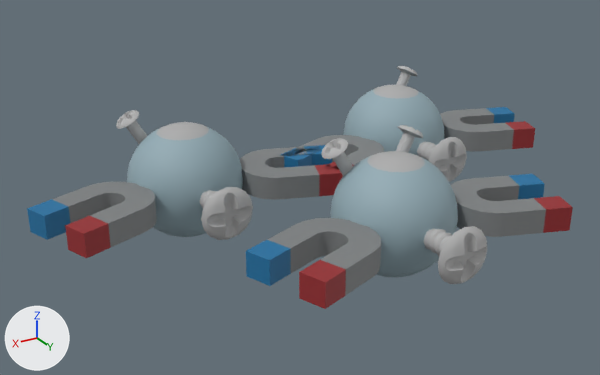
What one commit did to the glTF model web/models/switch/0082/regular.glb.
Camera for both pictures: a 50 mm camera at (0.99, 1.801, 0.745) aimed at (0.106, 0.327, 0.008). The lights are fixed; the arrows at lower left show +X, +Y and +Z. The picture after the commit comes second. Vertices at exactly the same position are counted once.

The first picture shows 'pm0082_00_00_body_a_mesh', 'pm0082_00_00_body_b_mesh', 'pm0082_00_00_body_c_mesh'.
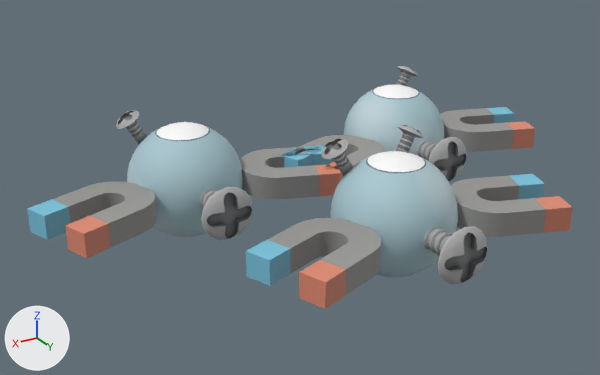
Changed parts and their boxes (x1, y1, x2, y2) in the pictures (600 x 375 px; the box of a moved part takes in the faces that stretch with it):
'pm0082_00_00_body_a_mesh', surface changed, reshaped
    both: (246, 125, 573, 309)
'pm0082_00_00_body_c_mesh', surface changed, reshaped
    both: (27, 110, 341, 258)
'pm0082_00_00_body_b_mesh', surface changed, reshaped
    both: (283, 66, 535, 182)
part 1 of me_pm0082_00_00_body_a_mesh_shape, moved or reshaped
    both: (246, 218, 381, 309)
part 2 of me_pm0082_00_00_body_a_mesh_shape, moved or reshaped
    before: (451, 174, 573, 237)
    after: (397, 127, 573, 237)
part 3 of me_pm0082_00_00_body_a_mesh_shape, moved or reshaped
    before: (397, 125, 423, 138)
    after: (328, 125, 419, 255)
part 4 of me_pm0082_00_00_body_a_mesh_shape, moved or reshaped
    both: (324, 139, 342, 154)
part 5 of me_pm0082_00_00_body_a_mesh_shape, moved or reshaped
    both: (445, 233, 487, 282)
part 6 of me_pm0082_00_00_body_a_mesh_shape, recoloured
    both: (348, 180, 479, 246)
part 7 of me_pm0082_00_00_body_b_mesh_shape, moved or reshaped
    both: (434, 141, 466, 181)
part 8 of me_pm0082_00_00_body_b_mesh_shape, recoloured (lighter)
    both: (283, 107, 535, 179)
part 9 of me_pm0082_00_00_body_c_mesh_shape, moved or reshaped
    both: (118, 111, 134, 124)
part 10 of me_pm0082_00_00_body_c_mesh_shape, moved or reshaped
    both: (207, 192, 252, 238)
part 11 of me_pm0082_00_00_body_c_mesh_shape, recoloured (lighter)
    both: (27, 145, 341, 258)

Patch to the scene script:
```diff
--- a/web/models/switch/0082/regular.glb.py
+++ b/web/models/switch/0082/regular.glb.py
@@ mat_body_a @@
 n4 = _N.new('ShaderNodeTexImage'); n4.name = 'Image Texture'
-n4.image = img_pm0082_00_00_body_alb_png
-n4.extension = 'EXTEND'
+n4.image = img_pm0082_00_00_body_alb
 _L.new(n0.outputs[0], n1.inputs[0])  # 'BSDF' to 'Surface'
@@ mat_eye_a @@
 n2.inputs[0].default_value = 1.0  # 'Factor'
+n5 = _N.new('ShaderNodeMath'); n5.name = 'Math'
+n5.operation = 'MULTIPLY'
 n3 = _N.new('ShaderNodeVertexColor'); n3.name = 'Color Attribute'
 n4 = _N.new('ShaderNodeTexImage'); n4.name = 'Image Texture'
-n4.image = img_pm0082_00_00_eye_alb_png
-n4.extension = 'EXTEND'
+n4.image = img_pm0082_00_00_eye_alb
 _L.new(n0.outputs[0], n1.inputs[0])  # 'BSDF' to 'Surface'
@@ mat_eye_a @@
 n0 = _N.new('ShaderNodeBsdfPrincipled'); n0.name = 'Principled BSDF'
 _L.new(n4.outputs[0], n2.inputs[6])  # 'Color' to 'A'
+_L.new(n5.outputs[0], n0.inputs[4])  # 'Value' to 'Alpha'
+_L.new(n3.outputs[1], n5.inputs[1])  # 'Alpha' to 'Value'
+_L.new(n4.outputs[1], n5.inputs[0])  # 'Alpha' to 'Value'
@@ mat_eye_b @@
 n2.inputs[0].default_value = 1.0  # 'Factor'
+n5 = _N.new('ShaderNodeMath'); n5.name = 'Math'
+n5.operation = 'MULTIPLY'
 n3 = _N.new('ShaderNodeVertexColor'); n3.name = 'Color Attribute'
 n4 = _N.new('ShaderNodeTexImage'); n4.name = 'Image Texture'
-n4.image = img_pm0082_00_00_eye_alb_png
-n4.extension = 'EXTEND'
+n4.image = img_pm0082_00_00_eye_alb
 _L.new(n0.outputs[0], n1.inputs[0])  # 'BSDF' to 'Surface'
@@ mat_eye_b @@
 n0 = _N.new('ShaderNodeBsdfPrincipled'); n0.name = 'Principled BSDF'
 _L.new(n4.outputs[0], n2.inputs[6])  # 'Color' to 'A'
+_L.new(n5.outputs[0], n0.inputs[4])  # 'Value' to 'Alpha'
+_L.new(n3.outputs[1], n5.inputs[1])  # 'Alpha' to 'Value'
+_L.new(n4.outputs[1], n5.inputs[0])  # 'Alpha' to 'Value'
@@ mat_eye_c @@
 n2.inputs[0].default_value = 1.0  # 'Factor'
+n5 = _N.new('ShaderNodeMath'); n5.name = 'Math'
+n5.operation = 'MULTIPLY'
 n3 = _N.new('ShaderNodeVertexColor'); n3.name = 'Color Attribute'
 n4 = _N.new('ShaderNodeTexImage'); n4.name = 'Image Texture'
-n4.image = img_pm0082_00_00_eye_alb_png
-n4.extension = 'EXTEND'
+n4.image = img_pm0082_00_00_eye_alb
 _L.new(n0.outputs[0], n1.inputs[0])  # 'BSDF' to 'Surface'
@@ mat_eye_c @@
 n0 = _N.new('ShaderNodeBsdfPrincipled'); n0.name = 'Principled BSDF'
 _L.new(n4.outputs[0], n2.inputs[6])  # 'Color' to 'A'
+_L.new(n5.outputs[0], n0.inputs[4])  # 'Value' to 'Alpha'
+_L.new(n3.outputs[1], n5.inputs[1])  # 'Alpha' to 'Value'
+_L.new(n4.outputs[1], n5.inputs[0])  # 'Alpha' to 'Value'
@@ me_pm0082_00_00_body_a_mesh_shape @@
 me_pm0082_00_00_body_a_mesh_shape.from_pydata(...)  # 1184 vertices, 2123 faces; spans x -0.368..0.368, y 0.401..0.775, z -0.134..0.158
+# me_pm0082_00_00_body_a_mesh_shape part 1: 60 of 1184 vertices moved; they spanned x 0.113..0.368, y 0.512..0.744, z -0.028..0.026 and now span x -0.183..0.368, y 0.512..0.744, z -0.028..0.026; mean shift (-0.011, 0.001, 0.0); largest move (0.248, 0.723, 0.026) -> (-0.183, 0.586, -0.028)
+# me_pm0082_00_00_body_a_mesh_shape part 2: 60 of 1184 vertices moved; they spanned x -0.368..-0.113, y 0.512..0.744, z -0.028..0.026 and now span x -0.368..-0.026, y 0.455..0.744, z -0.028..0.132; mean shift (0.004, -0.004, 0.005); largest move (-0.248, 0.723, 0.026) -> (-0.026, 0.482, 0.119)
+# me_pm0082_00_00_body_a_mesh_shape part 3: 26 of 1184 vertices moved; they spanned x -0.109..-0.026, y 0.441..0.482, z 0.119..0.144 and now span x -0.121..0.183, y 0.43..0.586, z -0.028..0.153; mean shift (0.015, 0.008, -0.008); largest move (-0.094, 0.455, 0.132) -> (0.183, 0.586, -0.028)
+# me_pm0082_00_00_body_a_mesh_shape part 4: 24 of the vertices in x 0.086..0.108, y 0.441..0.467, z 0.132..0.144 are scaled about their middle by 1.91, then moved by (0.002, 0.0, 0.004)
+# me_pm0082_00_00_body_a_mesh_shape part 5: 24 of 1184 vertices moved; they spanned x -0.027..0.027, y 0.757, z -0.027..0.027 and now span x -0.053..0.053, y 0.757, z -0.053..0.053; mean shift (0.0, 0.0, 0.0); largest move (0.025, 0.757, -0.005) -> (0.053, 0.757, 0.0)
+# me_pm0082_00_00_body_a_mesh_shape part 6: 20 faces spanning x -0.269..0.312, y 0.512..0.723, z -0.028..0.026 switch from mat_body_b to mat_body_a
 me_pm0082_00_00_body_a_mesh_shape.materials.append(mat_eye_a)
@@ me_pm0082_00_00_body_b_mesh_shape @@
 me_pm0082_00_00_body_b_mesh_shape.from_pydata(...)  # 1067 vertices, 1925 faces; spans x -0.668..0.068, y 0.002..0.375, z -0.134..0.158
+# me_pm0082_00_00_body_b_mesh_shape part 7: 24 vertices removed from x -0.328..-0.272, y 0.357, z -0.028..0.028; 24 vertices added at x -0.353..-0.247, y 0.357, z -0.053..0.053
+# me_pm0082_00_00_body_b_mesh_shape part 8: 232 faces spanning x -0.668..0.068, y 0.112..0.344, z -0.028..0.026 switch from mat_body_b to mat_body_a
 me_pm0082_00_00_body_b_mesh_shape.materials.append(mat_eye_b)
@@ me_pm0082_00_00_body_c_mesh_shape @@
 me_pm0082_00_00_body_c_mesh_shape.from_pydata(...)  # 1067 vertices, 1925 faces; spans x -0.068..0.668, y 0.002..0.375, z -0.134..0.158
+# me_pm0082_00_00_body_c_mesh_shape part 9: 24 vertices removed from x 0.385..0.409, y 0.04..0.068, z 0.131..0.145; 24 vertices added at x 0.378..0.42, y 0.03..0.078, z 0.13..0.153
+# me_pm0082_00_00_body_c_mesh_shape part 10: 24 vertices removed from x 0.272..0.328, y 0.357, z -0.028..0.028; 24 vertices added at x 0.247..0.353, y 0.357, z -0.053..0.053
+# me_pm0082_00_00_body_c_mesh_shape part 11: 232 faces spanning x -0.068..0.668, y 0.112..0.344, z -0.028..0.026 switch from mat_body_b to mat_body_a
 me_pm0082_00_00_body_c_mesh_shape.materials.append(mat_eye_c)
```
